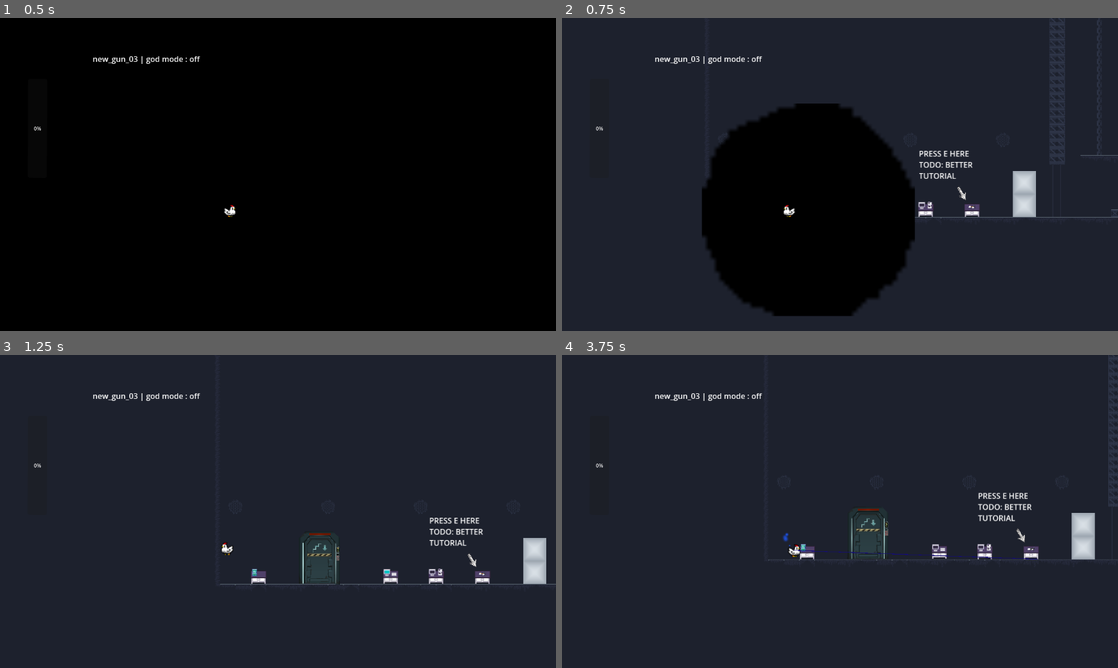
Above: before the commit, frames 1-4 (two rows, left to right).
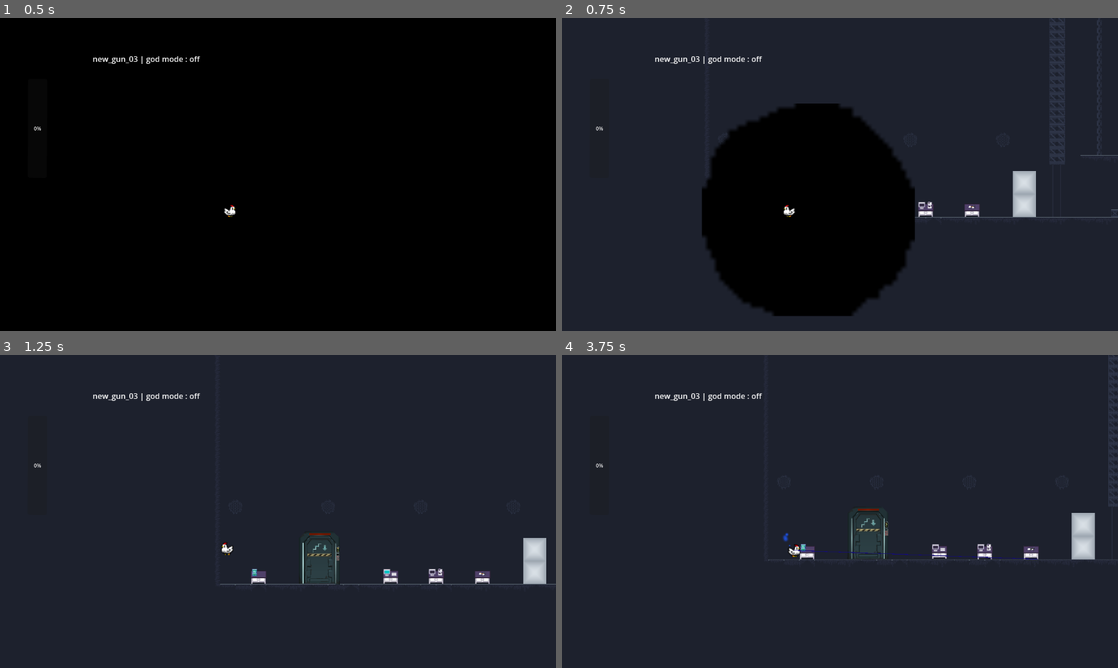
Above: after the commit, the same moments.

Repository: mgi-dev/size-them-up
Game: Godot game, scene res://scenes/levels/tutorial/new_gun_03.tscn
The game is run twice, just before and just after one commit, with the same random seed, the same clock (stepped at 60 frames per second) and the same inputs.
Inputs (mouse positions are in pixels of both pictures, inside the frame that each line leads up to):
- Up to frame 1 (0.5 s): no input
- Up to frame 2 (0.75 s): tap E (interact) at 0.5 s; move the mouse to (962, 158) at 0.52 s; hold A (player_move_right) from 0.53 s (still down); hold Tab (change_resize_mode) from 0.53 s (still down)
- Up to frame 3 (1.25 s): keep holding A (player_move_right); keep holding Tab (change_resize_mode); tap Space (player_jump) at 0.77 s
- Up to frame 4 (3.75 s): tap E (interact) at 1.25, 2, 3.5 s; move the mouse to (728, 527) at 1.27 s; release A (player_move_right) at 1.28 s; release Tab (change_resize_mode) at 1.28 s; hold S (player_down) 1.28-2.03 s; click (728, 527) at 1.35 s; tap Space (player_jump) at 1.52, 3.02 s; move the mouse to (895, 442) at 2.02 s; hold E (interact) 2.03-2.78 s; hold A (player_move_right) 2.03-3.53 s; move the mouse to (812, 574) at 2.77 s; tap W (player_climb) at 2.85 s; move the mouse to (1006, 558) at 3.52 s; hold D (player_move_left) from 3.53 s (still down); hold Right mouse button (size_down) from 3.53 s (still down)

Frame 1 is identical in both runs. In frame 2, 0.3% of the frame differs, in the area x 64-74%, y 42-59%; in frame 3, 0.4%; in frame 4, 0.4%, in the area x 74-85%, y 44-60%.

Commit message:
glowing gun

Diff:
--- a/scenes/components/Interractable.gd
+++ b/scenes/components/Interractable.gd
@@ -29,7 +29,7 @@
 			if already_interacted and !reusable:
 				glowing_area.color = Color("f2e43200")
 			else:
-				glowing_area.color = Color("f2e432")
+				glowing_area.color = Color("f2e432a6")
 		else:
 			glowing_area.color = Color("f2e43200")
 
--- a/scenes/levels/tutorial/new_gun_03.tscn
+++ b/scenes/levels/tutorial/new_gun_03.tscn
@@ -9,7 +9,6 @@
 [ext_resource type="Script" uid="uid://b8npx51d1tadm" path="res://scenes/levels/tutorial/raw_plugin_gun.gd" id="5_sd73c"]
 [ext_resource type="PackedScene" uid="uid://cujngdsg4ikqc" path="res://scenes/components/Interactable.tscn" id="6_3alcq"]
 [ext_resource type="PackedScene" uid="uid://c6wfcwexku1m8" path="res://scenes/levels/level_04.tscn" id="8_3alcq"]
-[ext_resource type="PackedScene" uid="uid://cj1w1b0ghswrx" path="res://scenes/embelish/arrow.tscn" id="9_o4hvx"]
 [ext_resource type="Script" uid="uid://cg7fqa4aiq6oy" path="res://scenes/levels/tutorial/node.gd" id="11_2gyme"]
 [ext_resource type="PackedScene" uid="uid://brcppoqy7g8s5" path="res://scenes/landscape/computer/Email.tscn" id="11_nwut6"]
 
@@ -179,15 +178,21 @@
 tile_set = SubResource("TileSet_sd73c")
 
 [node name="RawPluginGun" type="Sprite2D" parent="." index="7" unique_id=27987628]
+z_index = 1
 position = Vector2(368, 618.99994)
 scale = Vector2(0.053921558, 0.053921558)
 texture = ExtResource("4_7oxc0")
 script = ExtResource("5_sd73c")
 
-[node name="Interractable" parent="RawPluginGun" index="0" unique_id=19942530 node_paths=PackedStringArray("player_detector") instance=ExtResource("6_3alcq")]
+[node name="Interractable" parent="RawPluginGun" index="0" unique_id=19942530 node_paths=PackedStringArray("player_detector", "glowing_area") instance=ExtResource("6_3alcq")]
 position = Vector2(0, 74.18294)
 scale = Vector2(-6.736564, 9.436705)
 player_detector = NodePath("CollisionShape2D")
+glowing_area = NodePath("../Polygon2D")
+
+[node name="Polygon2D" type="Polygon2D" parent="RawPluginGun" index="1" unique_id=2056454105]
+color = Color(1, 1, 1, 0)
+polygon = PackedVector2Array(-148.36377, -18.544922, -111.27295, -55.635742, -18.54541, -55.635742, 37.09082, -55.635742, 74.18164, -92.72656, 111.27295, -92.72656, 166.90918, -55.635742, 166.90918, 0.0009765625, 129.81836, 0.0009765625, 148.36377, 18.545898, 148.36377, 55.63672, 111.27295, 92.72754, 55.63623, 92.72754, 55.63623, 55.63672, 18.54541, 55.63672, 0, 92.72754, -55.63623, 92.72754, -92.72754, 55.63672, -148.36377, 55.63672)
 
 [node name="ResizableV2" parent="." index="8" unique_id=2113696681 instance=ExtResource("5_i3621")]
 position = Vector2(794.99994, 575.99994)
@@ -207,20 +212,7 @@
 [node name="ResizableV5" parent="." index="12" unique_id=1075608808 instance=ExtResource("5_i3621")]
 position = Vector2(476, 568)
 
-[node name="Arrow" parent="." index="13" unique_id=693014094 instance=ExtResource("9_o4hvx")]
-position = Vector2(346.99997, 591)
-rotation = 1.0471976
-scale = Vector2(0.08062653, 0.0911216)
-
-[node name="RichTextLabel" type="RichTextLabel" parent="." index="14" unique_id=1736900743]
-offset_left = 258.0
-offset_top = 497.0
-offset_right = 405.0
-offset_bottom = 571.0
-text = "PRESS E HERE
-TODO: BETTER TUTORIAL"
-
-[node name="Node" type="Node" parent="." index="15" unique_id=1246925429]
+[node name="Node" type="Node" parent="." index="13" unique_id=1246925429]
 script = ExtResource("11_2gyme")
 
 [node name="Computer" parent="Node" index="0" unique_id=1859006309 instance=ExtResource("4_o3qls")]
